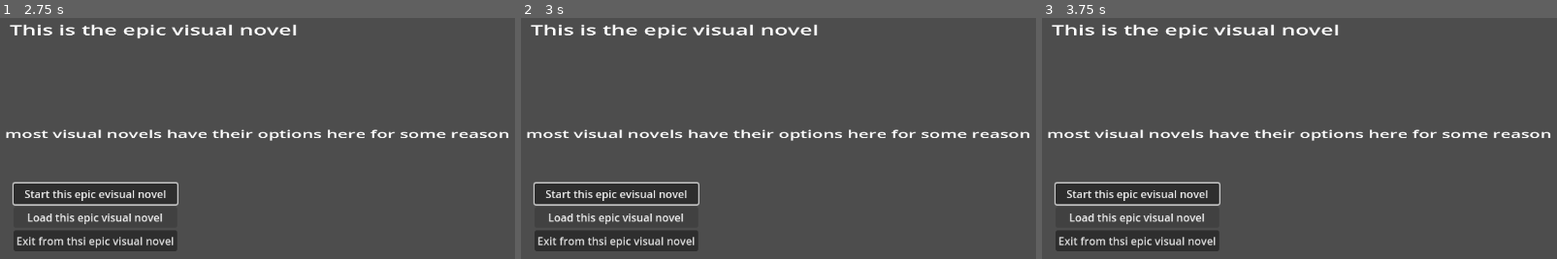
Above: before the commit, frames 1-3 (left to right).
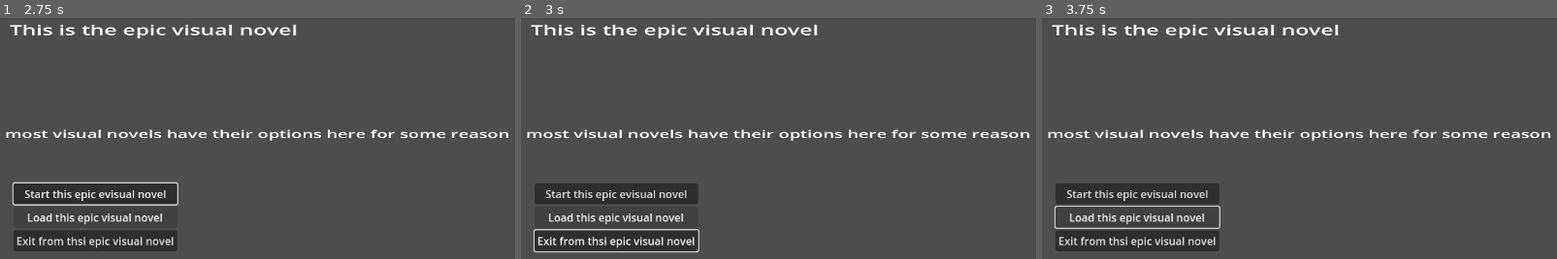
Above: after the commit, the same moments.

Repository: LuisGarrillo/Neo-Mel-vn
Game: Godot game, scene res://scenes/ui/title.tscn
Two runs of this game, one before a commit and one after it. Both use one fixed random seed, a clock stepped at 60 frames per second and the inputs below. This scene is started directly instead of the project's main scene.
Inputs:
- Up to frame 1 (2.75 s): click "Start this epic evisual novel" at 0.5 s; click "Start this epic evisual novel" at 1.25 s; click "Load this epic visual novel" at 2 s
- Up to frame 2 (3 s): tap Enter at 2.75 s; hold W (up, bound only after the commit) from 2.78 s (still down); hold Space (accept) from 2.78 s (still down)
- Up to frame 3 (3.75 s): release W (up, bound only after the commit) at 3.53 s; release Space (accept) at 3.53 s; hold S (down, bound only after the commit) from 3.53 s (still down)

Frame 1 is identical in both runs. In frame 2, 1.1% of the frame differs, in the area x 2-35%, y 67-98%; in frame 3, 1.0%.

Commit message:
Fix button container functionality

Diff:
--- a/project.godot
+++ b/project.godot
@@ -37,3 +37,15 @@
 , Object(InputEventKey,"resource_local_to_scene":false,"resource_name":"","device":-1,"window_id":0,"alt_pressed":false …(186 unchanged characters)…
 ]
 }
+up={
+"deadzone": 0.5,
+"events": [Object(InputEventKey,"resource_local_to_scene":false,"resource_name":"","device":-1,"window_id":0,"alt_pressed":false,"shift_pressed":false,"ctrl_pressed":false,"meta_pressed":false,"pressed":false,"keycode":0,"physical_keycode":87,"key_label":0,"unicode":119,"location":0,"echo":false,"script":null)
+, Object(InputEventKey,"resource_local_to_scene":false,"resource_name":"","device":-1,"window_id":0,"alt_pressed":false,"shift_pressed":false,"ctrl_pressed":false,"meta_pressed":false,"pressed":false,"keycode":0,"physical_keycode":4194320,"key_label":0,"unicode":0,"location":0,"echo":false,"script":null)
+]
+}
+down={
+"deadzone": 0.5,
+"events": [Object(InputEventKey,"resource_local_to_scene":false,"resource_name":"","device":-1,"window_id":0,"alt_pressed":false,"shift_pressed":false,"ctrl_pressed":false,"meta_pressed":false,"pressed":false,"keycode":0,"physical_keycode":83,"key_label":0,"unicode":115,"location":0,"echo":false,"script":null)
+, Object(InputEventKey,"resource_local_to_scene":false,"resource_name":"","device":-1,"window_id":0,"alt_pressed":false,"shift_pressed":false,"ctrl_pressed":false,"meta_pressed":false,"pressed":false,"keycode":0,"physical_keycode":4194322,"key_label":0,"unicode":0,"location":0,"echo":false,"script":null)
+]
+}
--- a/scripts/components/button_container.gd
+++ b/scripts/components/button_container.gd
@@ -4,23 +4,28 @@
 @onready var buttons : Array
 var index : int = 0
 var selected_button : Button
+var frame_counter: int = 0
 # Called when the node enters the scene tree for the first time.
 func _ready():
 	buttons = get_children()
 	selected_button = buttons[0]
+	frame_counter += 1
 
 # Called every frame. 'delta' is the elapsed time since the previous frame.
-func _process(delta):
+func _process(_delta):
 	check_input()
+	frame_counter += 1
 
 func check_input():
-	if Input.is_action_just_pressed("Accept") and selected_button:
+	if Input.is_action_just_pressed("accept") and selected_button:
 		selected_button.pressed.emit()
 		return
-	elif Input.is_action_just_pressed("Down"):
+	elif Input.is_action_pressed("down") and frame_counter > 10:
 		index = (index + 1) % len(buttons)
-	elif Input.is_action_just_pressed("Up"):
+		frame_counter = 0
+	elif Input.is_action_pressed("up") and frame_counter > 10:
 		index = (index - 1) % len(buttons)
+		frame_counter = 0
 
 	if selected_button:
 		selected_button.release_focus()
